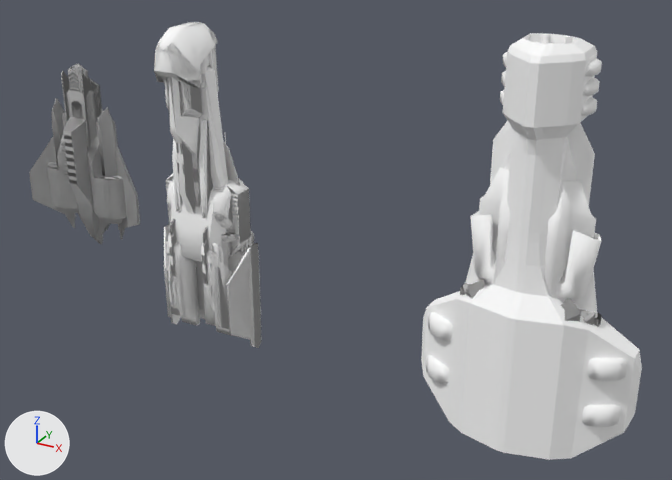
An edit to the Blender file Assets/Models/Ships/Ships.blend, drawn before and after from the same camera.
Before and after are seen from a 50 mm camera at (523.0, -1835.0, 824.0) aimed at (-503.0, 30.0, -109.0). Lighting does not change. The marker at lower left points along +X, +Y and +Z.

In view in the first picture: 'Battlecruiser', 'BattlecruiserCollider', 'Dreadnaught', 'Guardian', 'MarauderCollider', 'Phalanx'.
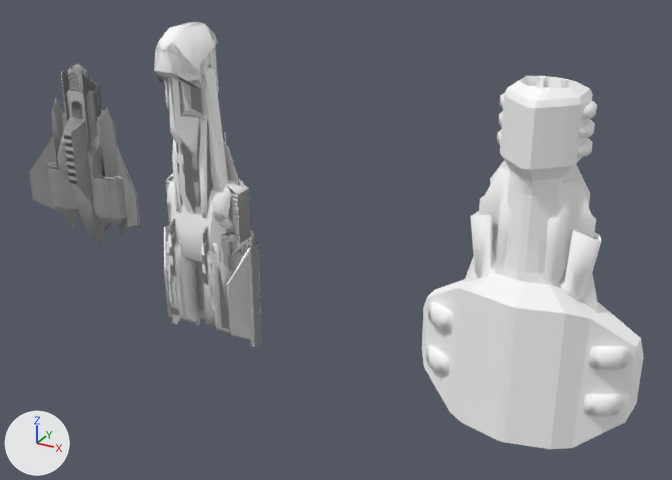
Location of each change, (x1, y1, x2, y2) in pixels of the pictures (672 x 480 px; the box of a moved part takes in the faces that stretch with it):
'Dreadnaught', reshaped, moved (13% shorter): before (421, 33, 642, 460); after (422, 76, 644, 449)
part 1 of me_scene_025, moved or reshaped: before (503, 52, 602, 77); after (500, 93, 597, 120)
part 2 of me_scene_025, moved or reshaped: before (501, 71, 600, 96); after (498, 111, 595, 138)
part 3 of me_scene_025, moved or reshaped: before (500, 90, 597, 116); after (497, 130, 593, 157)
part 4 of me_scene_025, moved or reshaped: before (428, 312, 628, 381); after (428, 301, 629, 370)
part 5 of me_scene_025, moved or reshaped: before (426, 355, 621, 427); after (426, 345, 622, 416)
part 6 of me_scene_025, moved or reshaped: before (493, 33, 597, 155); after (491, 76, 593, 196)
part 7 of me_scene_025, moved or reshaped: before (465, 132, 598, 318); after (464, 177, 599, 313)
part 8 of me_scene_025, moved or reshaped: before (494, 147, 566, 297); after (496, 186, 559, 285)
part 9 of me_scene_025, moved or reshaped: before (421, 284, 642, 460); after (422, 272, 644, 449)

Patch to the scene script:
```diff
--- a/Assets/Models/Ships/Ships.blend.py
+++ b/Assets/Models/Ships/Ships.blend.py
@@ me_scene_025 @@
 # used by ob_dreadnaught; location = (2.0, 0.0, -22.0)
-me_scene_025.from_pydata(...)  # 565 vertices, 705 faces, 1 loose edge; spans x -258.0..0.0, y -107.0..158.0, z -491.0..470.0
+me_scene_025.from_pydata(...)  # 565 vertices, 705 faces, 1 loose edge; spans x -258.0..0.0, y -107.0..158.0, z -470.0..375.0
+# me_scene_025 part 1: the loose piece of 20 vertices spanning x -98.0..-68.0, y -23.0..49.0, z 405.0..430.0 is moved by (0.0, 0.0, -95.0)
+# me_scene_025 part 2: the loose piece of 20 vertices spanning x -98.0..-68.0, y -23.0..49.0, z 366.0..391.0 is moved by (0.0, 0.0, -95.0)
+# me_scene_025 part 3: the loose piece of 20 vertices spanning x -98.0..-68.0, y -23.0..49.0, z 325.0..351.0 is moved by (0.0, 0.0, -95.0)
+# me_scene_025 part 4: the loose piece of 20 vertices spanning x -234.0..-157.0, y -47.0..2.0, z -246.0..-197.0 is moved by (0.0, 0.0, 21.0)
+# me_scene_025 part 5: the loose piece of 20 vertices spanning x -234.0..-157.0, y -47.0..2.0, z -365.0..-315.0 is moved by (0.0, 0.0, 21.0)
+# me_scene_025 part 6: 84 of the vertices in x -108.0..0.0, y -103.0..84.0, z 242.0..470.0 are moved by (0.0, 0.0, -95.0)
+# me_scene_025 part 7: all 12 vertices in x -108.0..0.0, y 3.0..87.0, z 120.0..179.0 are moved by (0.0, 0.0, -66.0)
+# me_scene_025 part 8: all 25 vertices in x -54.0..0.0, y -68.0..85.0, z 0.0..78.0 are moved by (0.0, 0.0, -24.0)
+# me_scene_025 part 9: 90 of the vertices in x -258.0..0.0, y -107.0..158.0, z -457.0..-66.0 are moved by (0.0, 0.0, 21.0)
 me_scene_025.materials.append(mat_harbingerpbr_001)
@@ ob_dreadnaught @@
 ob_dreadnaught = bpy.data.objects.new('Dreadnaught', me_scene_025)
-ob_dreadnaught.location = (2.0, 0.0, -22.0)
+ob_dreadnaught.location = (2.0, 0.0, -15.0)
 _m = ob_dreadnaught.modifiers.new('Mirror', 'MIRROR')
```
